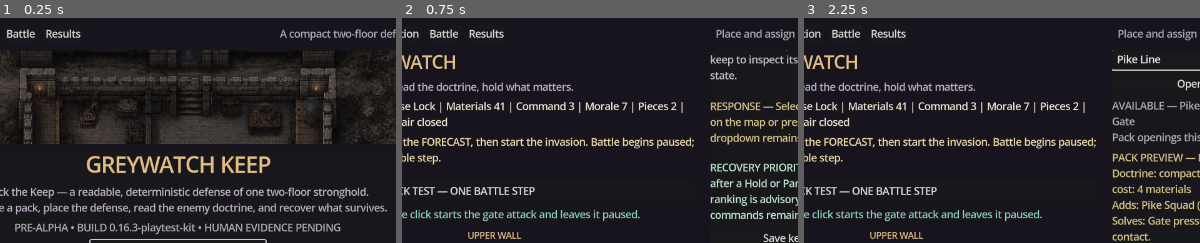
Above: before the commit, frames 1-3 (left to right).
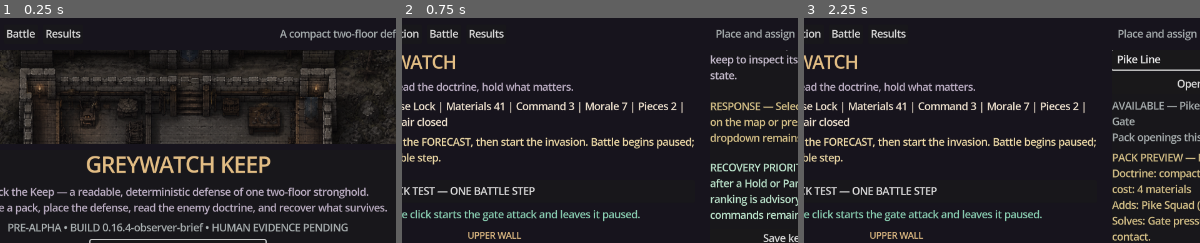
Above: after the commit, the same moments.

Repository: raphaelroshan/pack-the-keep
Game: Godot game, scene res://scenes/Main.tscn
Same seed, same stepped clock (60 frames per second), same inputs: the game is played once before the commit and once after it.
Inputs:
- Up to frame 1 (0.25 s): no input
- Up to frame 2 (0.75 s): click "Start Game — Quick Playtest" at 0.5 s
- Up to frame 3 (2.25 s): click "Title" at 1.25 s; click "Start Game — Quick Playtest" at 2 s
The pictures show only the part of the screen within x 27-77%, y 1-51%; the shares and areas given below are measured in that part.

The runs differ from the first frame. In frame 1, 2.0% of the frame differs, in the area x 2-88%, y 91-97%; in frame 2, nothing differs; in frame 3, nothing differs.

Commit message:
Bundle a packaged playtest observer brief

Diff:
--- a/content/content_manifest.json
+++ b/content/content_manifest.json
@@ -1,7 +1,7 @@
 {
   "schema_version": 1,
   "game_id": "pack-the-keep",
-  "content_version": "0.16.3",
+  "content_version": "0.16.4",
   "p4_vertical_slice": {
     "status": "implemented",
     "scorecard": "each_resolved_wave_records_doctrine_outcome_damage_defeated_enemies_and_recovery_actions",
--- a/content/gameplay_framework.json
+++ b/content/gameplay_framework.json
@@ -1,7 +1,7 @@
 {
   "schema_version": 1,
   "game_id": "pack-the-keep",
-  "framework_version": "0.16.3-playtest-kit",
+  "framework_version": "0.16.4-observer-brief",
   "design_promise": "Choose a commander, open a coherent pack, arrange a readable keep, and adapt when a forecasted invasion tests the doctrine you chose.",
   "p0_alpha_foundation": {
     "status": "implemented",
--- a/content/p12_alpha_checklist.json
+++ b/content/p12_alpha_checklist.json
@@ -1,6 +1,6 @@
 {
   "schema_version": 1,
-  "build_version": "0.16.3-playtest-kit",
+  "build_version": "0.16.4-observer-brief",
   "status": "candidate",
   "checks": [
     {"id": "windows_launch", "status": "implemented", "evidence": ["tests/test_release_identity.py", "tools/run_packaged_smoke.py", ".github/workflows/ci.yml"]},
--- a/content/p16_playtest_protocol.json
+++ b/content/p16_playtest_protocol.json
@@ -1,6 +1,6 @@
 {
   "schema_version": 1,
-  "build_version": "0.16.3-playtest-kit",
+  "build_version": "0.16.4-observer-brief",
   "status": "ready_for_human_sessions",
   "release_ready": false,
   "minimum_completed_sessions": 4,
--- a/project.godot
+++ b/project.godot
@@ -6,7 +6,7 @@
 
 [application]
 config/name="Pack the Keep"
-config/version="0.16.3-playtest-kit"
+config/version="0.16.4-observer-brief"
 run/main_scene="res://scenes/Main.tscn"
 config/features=PackedStringArray("4.3", "GL Compatibility")
 boot_splash/bg_color=Color(0.045, 0.04, 0.055, 1)
--- a/tools/ci_manifest.json
+++ b/tools/ci_manifest.json
@@ -1,7 +1,7 @@
 {
   "slug": "pack-the-keep",
   "display_name": "Pack the Keep",
-  "build_version": "0.16.3-playtest-kit",
+  "build_version": "0.16.4-observer-brief",
   "godot_test": "res://tests/test_keep_state.gd",
   "primary_repo": "raphaelroshan/pack-the-keep",
   "release_platforms": ["steam", "epic-games-store"],
Not shown, changed: .github/workflows/ci.yml
Not shown, changed: README.md
Not shown, changed: docs/agent_feeding_guide.md
Not shown, changed: docs/agent_handoff_roadmap.md
Not shown, changed: docs/decision_log.md
Not shown, changed: docs/internal_test_release.md
Not shown, changed: docs/p16_human_playtest_protocol.md
Not shown, changed: playtests/sessions/README.md
Not shown, changed: scripts/verify.sh
Not shown, added: tests/test_p16_playtest_brief.py
Not shown, added: tools/write_playtest_brief.py
